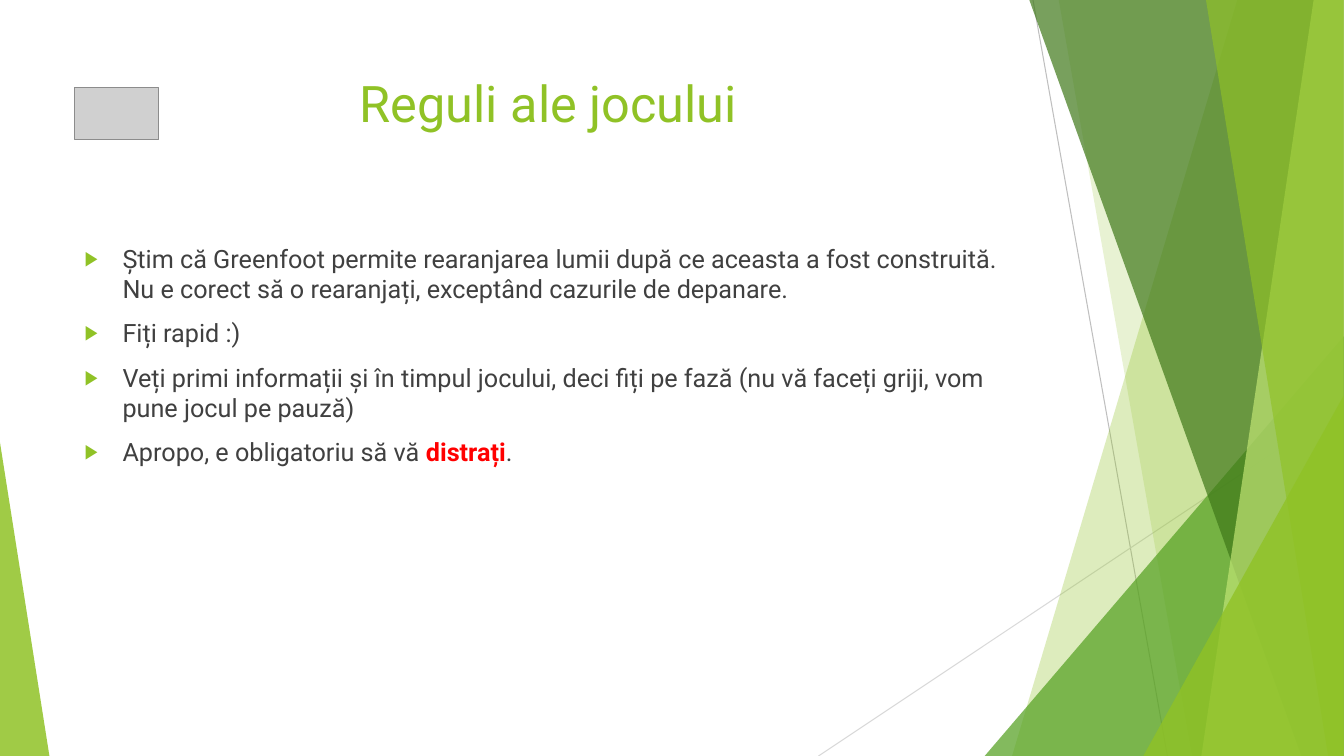
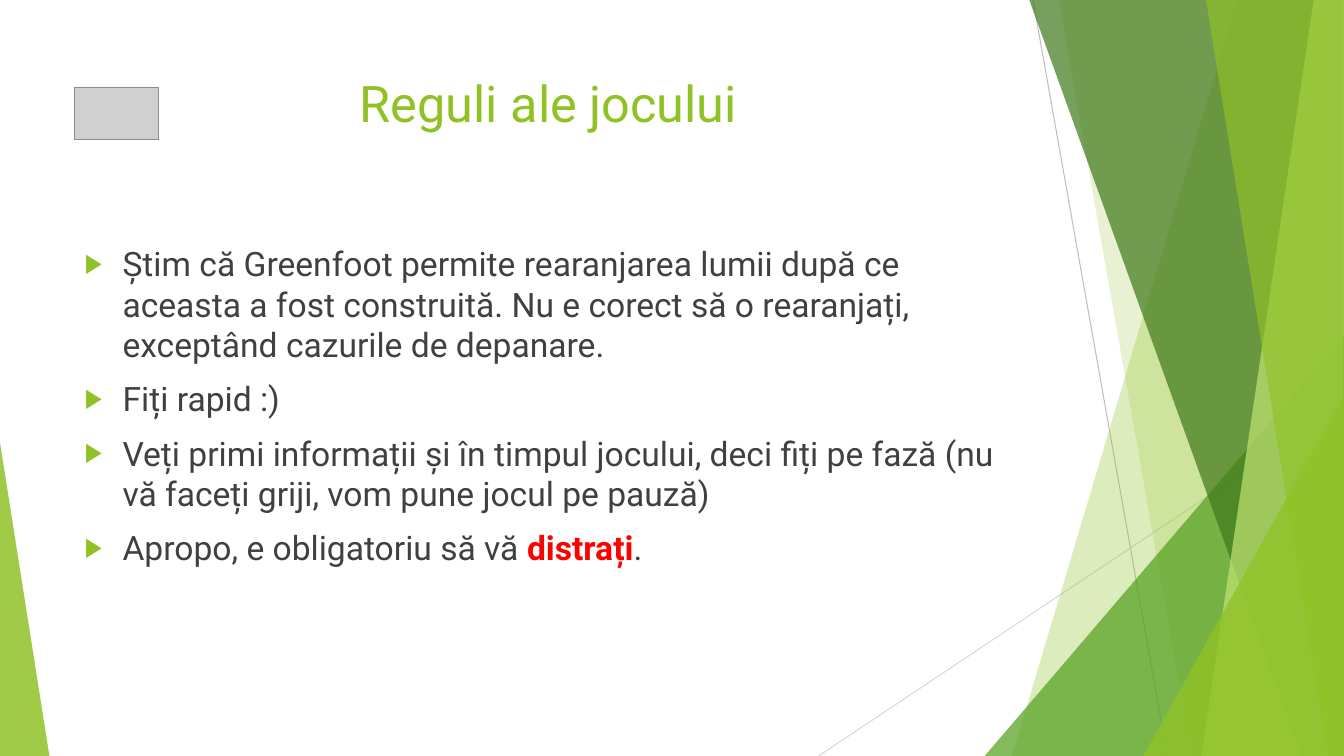
Before and after one commit to minealex2244/Fasty, a slide deck: slide 3 of Fasty.pptx. Drawn at 1344x756 pixels with LibreOffice and Linux fonts; fonts in the diff are those of the drawing; grey boxes stand for pictures. Boxes give left, top, right and bottom in pixels: in the first picture for what was removed or moved away, otherwise in the second. Text is boxed around its words. In the diff, an @@ line names an element or a change of style, - is before the commit and + after.

```diff
--- a/Fasty.pptx
+++ b/Fasty.pptx
@@ text "Știm că Greenfoot permite rearanjarea ..." at <box>123,250,994,569</box>: size 18 to 24 pt @@
```
Also in this commit, not shown: 7 other slides changed.
